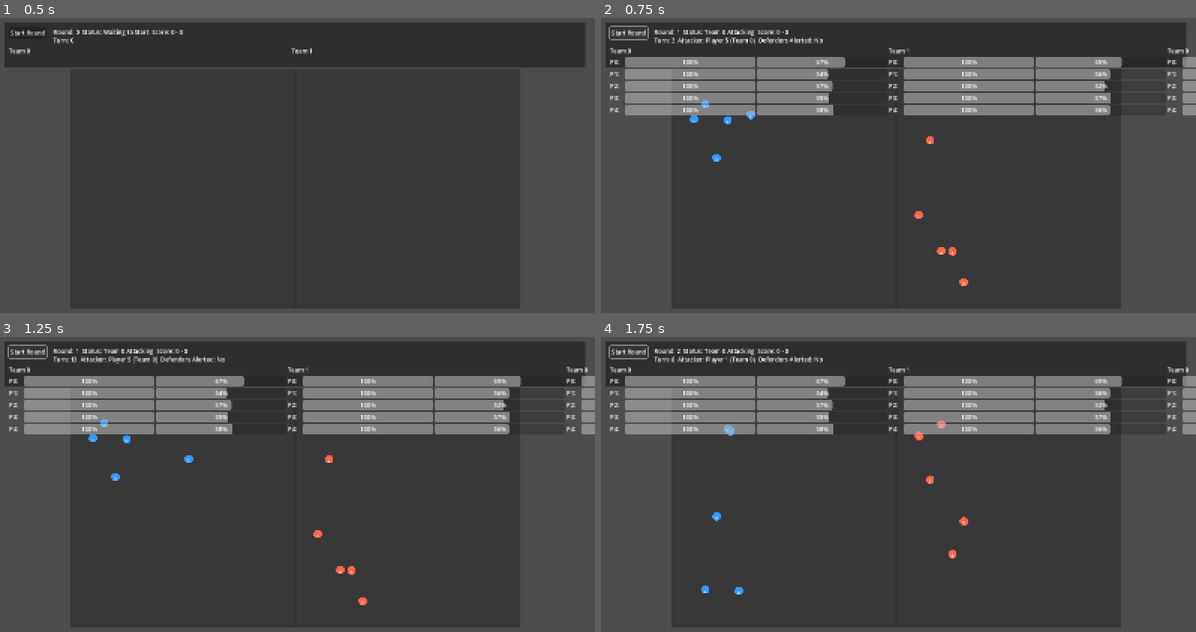
Above: before the commit, frames 1-4 (two rows, left to right).
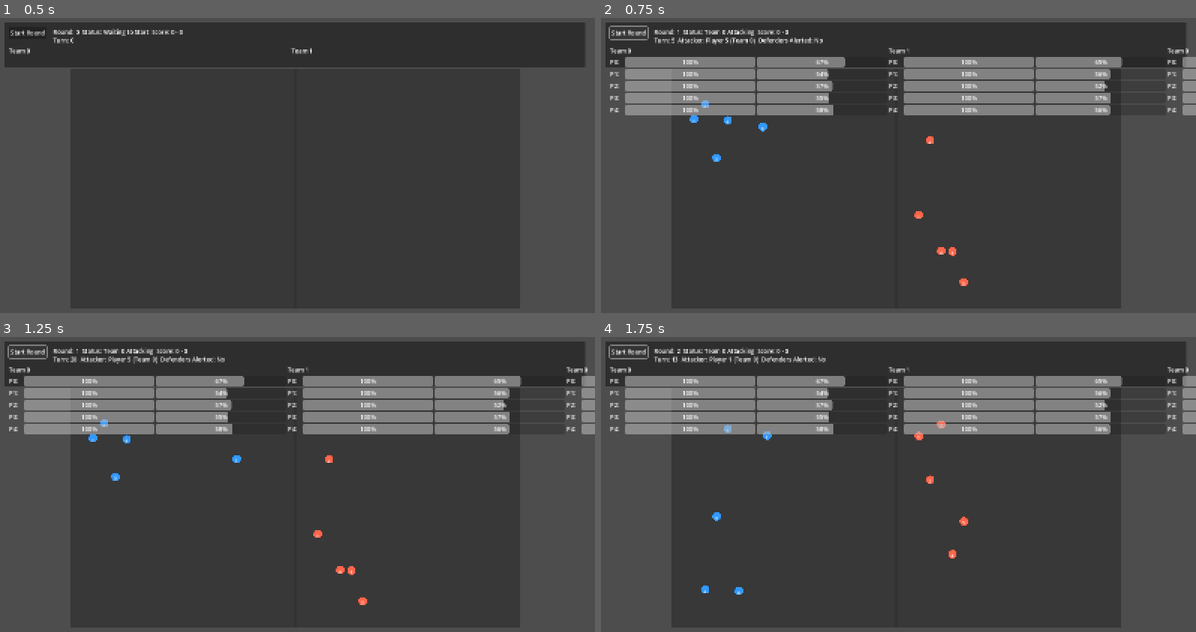
Above: after the commit, the same moments.

Repository: jami47/Hadudu-AI-Game
Game: Godot game, scene res://game/Game.tscn
Two runs of this game, one before a commit and one after it. Both use one fixed random seed, a clock stepped at 60 frames per second and the inputs below.
Inputs:
- Up to frame 1 (0.5 s): no input
- Up to frame 2 (0.75 s): click "Start Round" at 0.5 s
- Up to frame 3 (1.25 s): no input
- Up to frame 4 (1.75 s): click "Start Round" at 1.25 s

Frame 1 is identical in both runs. In frame 2, less than 0.1% of the frame differs, in the area x 11-28%, y 7-39%; in frame 3, less than 0.1%; in frame 4, 0.4%, in the area x 11-38%, y 6-36%.

Commit message:
3.05 - defenders are winning again all the time

Diff:
--- a/game/Game.gd
+++ b/game/Game.gd
@@ -2,7 +2,7 @@
 
 @export var players_per_team: int = 5
 @export var move_distance: float = 8.0
-@export var ai_depth: int = 2
+@export var ai_depth: int = 1  # Reduced depth for faster, more responsive AI
 @export var close_range_threshold: float = 35.0  # Distance for "very close" range (increased)
 @export var catch_distance: float = 12.0  # Distance for catching the attacker (decreased)
 
@@ -49,17 +49,18 @@
 		p.regen(delta)
 		_clamp_to_field_with_restrictions(p)
 
-	# Process AI moves every 3 frames for smoother movement
+	# Process AI moves every frame for responsive defender movement
 	_frame_counter += 1
-	if _frame_counter >= 3:
-		_frame_counter = 0
-
-		# Check if we need to alert defenders (attacker got close to any defender)
-		if not _defenders_alerted:
-			_check_for_defender_alert()
-
-		# Get AI moves for all players
-		var state := _collect_state()
+
+	# Always check for defender alerts and process defender moves for responsiveness
+	if not _defenders_alerted:
+		_check_for_defender_alert()
+
+	# Get AI moves for all players - process every frame when defenders are alerted
+	var state := _collect_state()
+	if _defenders_alerted or _frame_counter >= 2:  # Defenders move every frame, attacker every 2 frames
+		if _frame_counter >= 2:
+			_frame_counter = 0
 		_process_ai_moves(state, players)
 
 		# Check win conditions
@@ -397,16 +398,22 @@
 	if _defenders_alerted:
 		var defenders := _get_defenders(players)
 		var attacker_pos := attacker.global_position if attacker else Vector2.ZERO
+
+		# Debug: Print how many defenders are moving
+		print("[Game] Processing %d defenders chasing attacker at %v" % [defenders.size(), attacker_pos])
+
 		for defender in defenders:
-			# All defenders from defending team should move towards attacker
-			var defender_move := AI.get_defender_move(state, _defending_team, defender.player_id, ai_depth, move_distance, attacker_pos)
-			if defender_move.has("delta") and defender_move["delta"] != Vector2.ZERO:
-				_apply_player_move(defender, defender_move)
+			# Ensure all defenders move towards attacker with simplified direct approach
+			var direction_to_attacker: Vector2 = (attacker_pos - defender.global_position).normalized()
+			var distance_to_attacker: float = defender.global_position.distance_to(attacker_pos)
+
+			# Use direct movement for more predictable chasing behavior
+			if distance_to_attacker > 5.0:  # Only move if not too close
+				var chase_move := {"delta": direction_to_attacker * move_distance}
+				_apply_player_move(defender, chase_move)
+				print("[Game] Defender %d (Team %d) chasing attacker: distance=%.1f, move=%v" % [defender.player_id + 1, defender.team, distance_to_attacker, chase_move["delta"]])
 			else:
-				# Force defender to move towards attacker if AI returns zero
-				var direction_to_attacker :Vector2 = (attacker_pos - defender.global_position).normalized()
-				var forced_move := {"delta": direction_to_attacker * move_distance}
-				_apply_player_move(defender, forced_move)
+				print("[Game] Defender %d (Team %d) too close to attacker, staying put" % [defender.player_id + 1, defender.team])
 
 	# All other players (non-attacking team members and non-designated attacker) should not move
 	# They'll stay in place due to the restriction system
@@ -418,12 +425,16 @@
 		var energy_ratio: float = float(player.energy) / max(float(player.max_energy), 1.0)
 
 		# Calculate maximum allowed displacement based on player's actual speed
-		var base_scale: float = 0.12  # Smoother movement scale
+		var base_scale: float = 0.15  # Increased base movement scale for more responsive movement
 
 		# Give attacker a speed boost when defenders are alerted (escape mode)
 		var is_attacker: bool = (player.team == _attacking_team and player.player_id == _attacker_index)
+		var is_defender: bool = (player.team == _defending_team and _defenders_alerted)
+
 		if is_attacker and _defenders_alerted:
-			base_scale *= 1.4  # Increased escape boost
+			base_scale *= 1.3  # Attacker escape boost
+		elif is_defender:
+			base_scale *= 1.2  # Give defenders a chase boost when alerted
 
 		var max_displacement: float = speedf * base_scale
 
